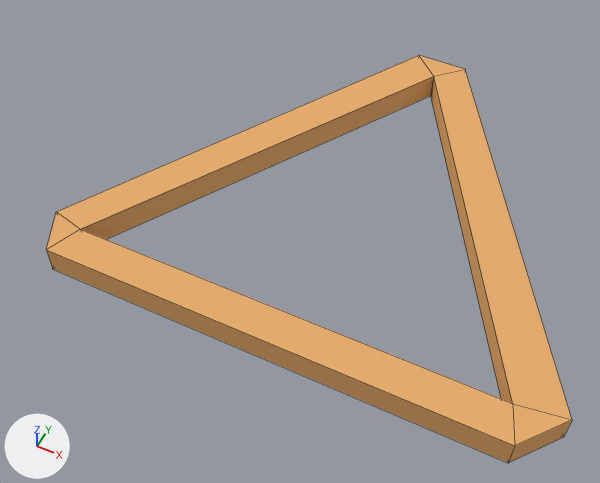
What one commit did to the Blender file Assets/Models/farmland.blend.
One viewpoint serves both versions: a 50 mm lens placed at (7.5, -18.2, 21.7), pointed at (-1.4, -0.4, -0.5). Lighting does not change. The marker at lower left points along +X, +Y and +Z. Mesh edges are drawn as thin lines.
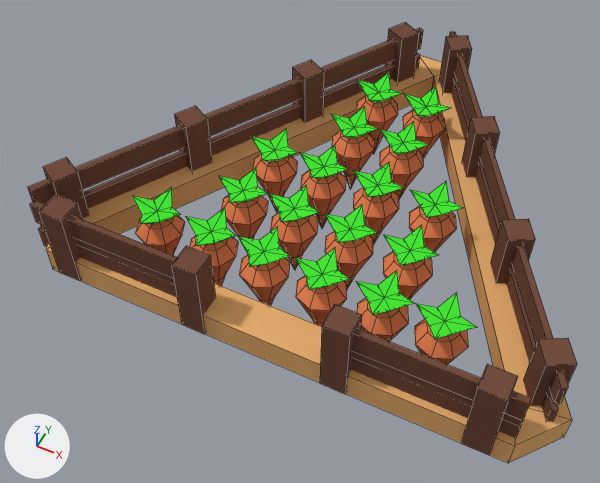
Commit message: farmland add

What differs and where, as boxes (x1, y1, x2, y2) in the pictures (600 x 483 px):
'fence', added (brown): after (28, 22, 577, 455)
'carrot2', added: after (132, 73, 476, 364)
    faces in mat_carrot_001 (orange #e78255): (135, 95, 468, 364)
    faces in mat_carrotleap_001 (green #46e737): (132, 73, 476, 339)

Edits to the bpy script that builds the scene:
```text
Add mat_carrot_001:
    mat_carrot_001 = diffuse_material('carrot.001')
    mat_carrot_001.base_color = (0.8, 0.223, 0.0907)  # orange #e78255
Add mat_carrotleap_001:
    mat_carrotleap_001 = diffuse_material('carrotleap.001')
    mat_carrotleap_001.base_color = (0.0612, 0.8, 0.0377)  # green #46e737
Add mat_fence:
    mat_fence = diffuse_material('fence')
    mat_fence.base_color = (0.168, 0.0756, 0.0497)  # brown #724e3f
Add me_untitled_001:
    me_untitled_001.from_pydata(...)  # 649 vertices, 864 faces; spans x -6.58..5.42, y -4.08..6.8, z -1.17..2.3
    # faces by material slot: [576, 288]
    me_untitled_001.materials.append(mat_carrot_001)  # orange #e78255
    me_untitled_001.materials.append(mat_carrotleap_001)  # green #46e737
Add me_untitled:
    me_untitled.from_pydata(...)  # 160 vertices, 104 faces; spans x -9.0..8.6, y -5.8..9.6, z 0.1..3.1
    me_untitled.materials.append(mat_fence)  # its picture is missing
Add ob_carrot2:
    ob_carrot2 = bpy.data.objects.new('carrot2', me_untitled_001)
    ob_carrot2.location = (0.33, -0.19, 0.0)
Add ob_fence:
    ob_fence = bpy.data.objects.new('fence', me_untitled)
    ob_fence.location = (0.0, 0.0, 0.0)
```
